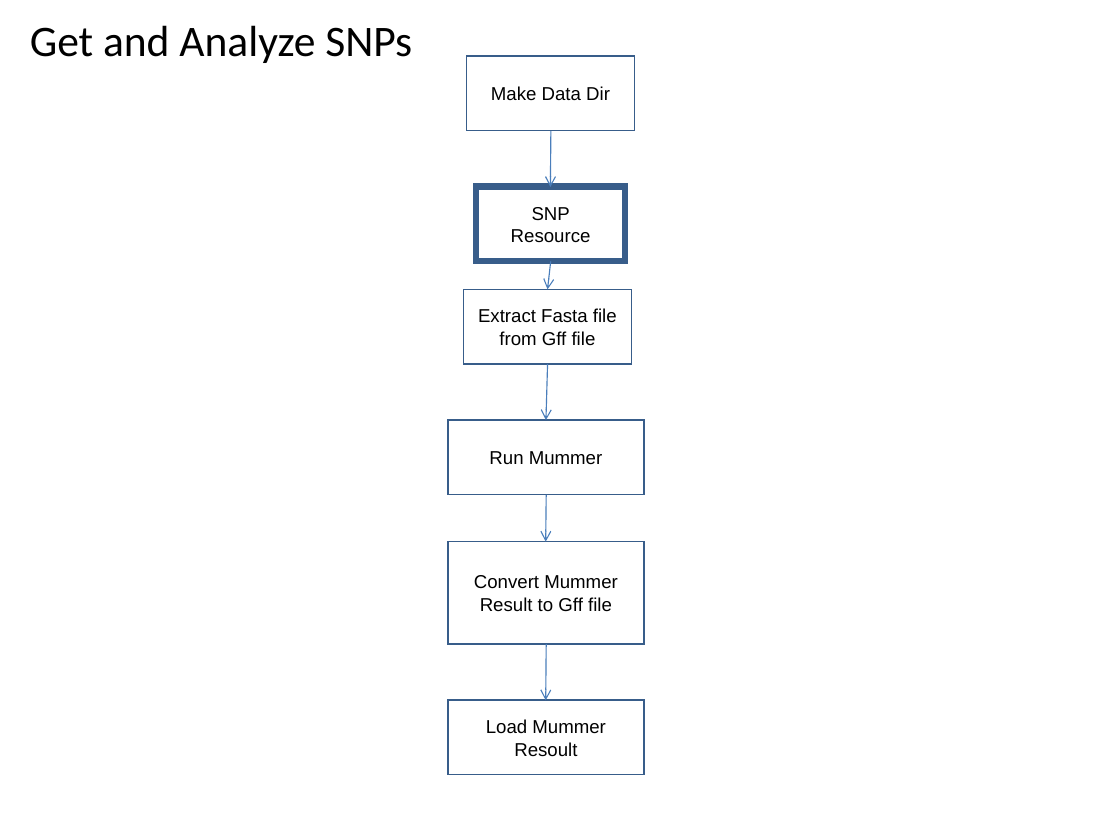
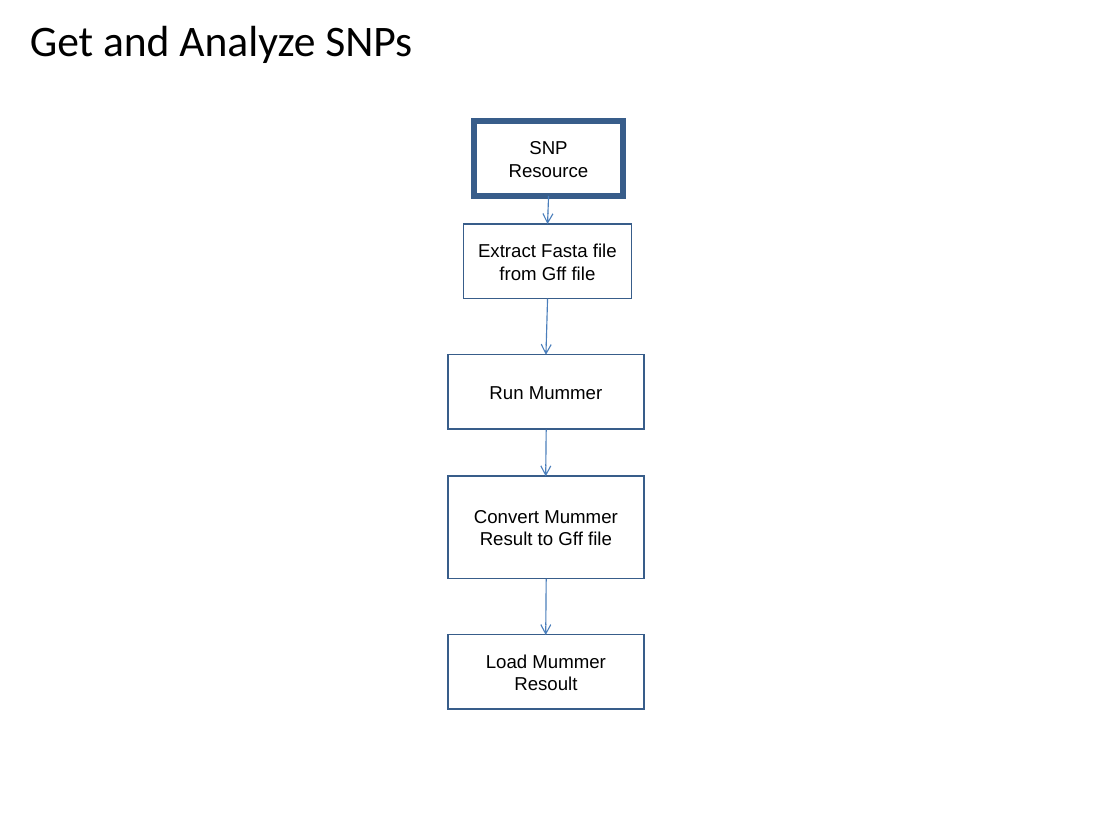
Before and after one commit to VEuPathDB/ApiCommonWorkflow, a slide deck: slide 33 of Main/doc/IntegratedWorkflow.ppt. Drawn at 1120x840 pixels with LibreOffice and Linux fonts; fonts in the diff are those of the drawing. Boxes give left, top, right and bottom in pixels: in the first picture for what was removed or moved away, otherwise in the second. Text is boxed around its words. In the diff, an @@ line names an element or a change of style, - is before the commit and + after.

```diff
--- a/Main/doc/IntegratedWorkflow.ppt
+++ b/Main/doc/IntegratedWorkflow.ppt
@@ rectangle removed at [467, 56, 635, 131] @@
-Make Data Dir
@@ arrow removed from (551, 131) to (550, 187) @@
@@ 5 rectangles, 4 arrows: place and size @@
-5 rectangles, 4 arrows at [448, 187, 644, 775]
+5 rectangles, 4 arrows at [448, 121, 644, 710]
```
Also in this commit, not shown: 8 other slides changed.
